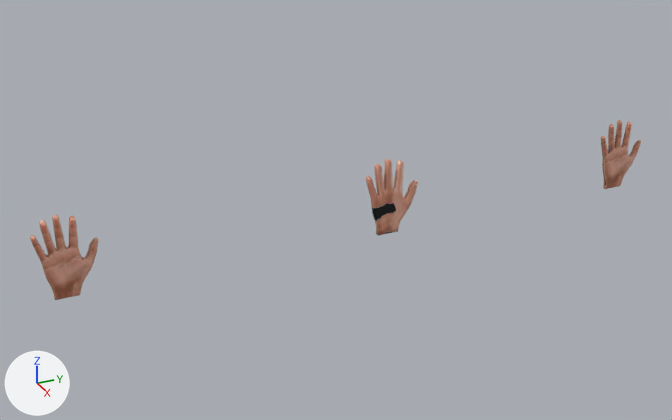
A saved change to the glTF model portfolio/models/hand.glb.
Both versions are drawn from a 50 mm camera at (45.2, -5.0, 24.7) aimed at (-0.7, 15.7, 1.8). The lights are fixed; the arrows at lower left show +X, +Y and +Z. Where no turn or scale is listed for an object, it has been applied to the vertices.
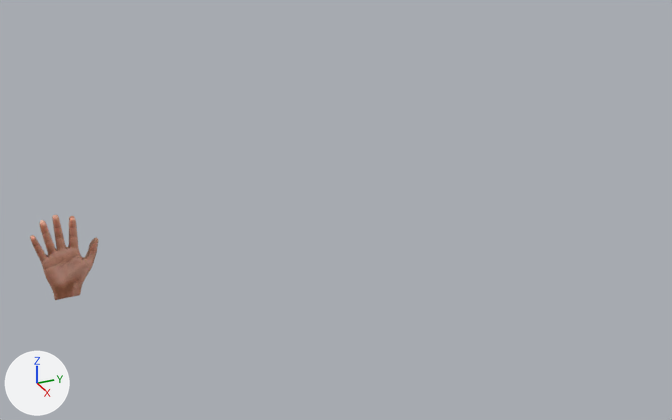
Boxes [x1, y1, x2, y2] around the edits, measured in the pictures (672 x 420 px):
'Cube.002', deleted (brown): before [366, 159, 418, 235]
'Cube.003', deleted (brown): before [601, 120, 641, 189]
    faces in mat_material (picture img_imagesasd__3): [602, 120, 641, 189]
    faces in mat_material_001 (brown #b17f64): [601, 120, 641, 189]

Patch to the scene script:
```diff
--- a/portfolio/models/hand.glb.py
+++ b/portfolio/models/hand.glb.py
@@ ob_cube_002 @@
-ob_cube_002 = bpy.data.objects.new('Cube.002', me_cube_002)
-ob_cube_002.location = (0.0, 19.0, 0.0)
@@ ob_cube_003 @@
-ob_cube_003 = bpy.data.objects.new('Cube.003', me_cube_003)
-ob_cube_003.location = (0.0, 36.0, 0.0)
```
